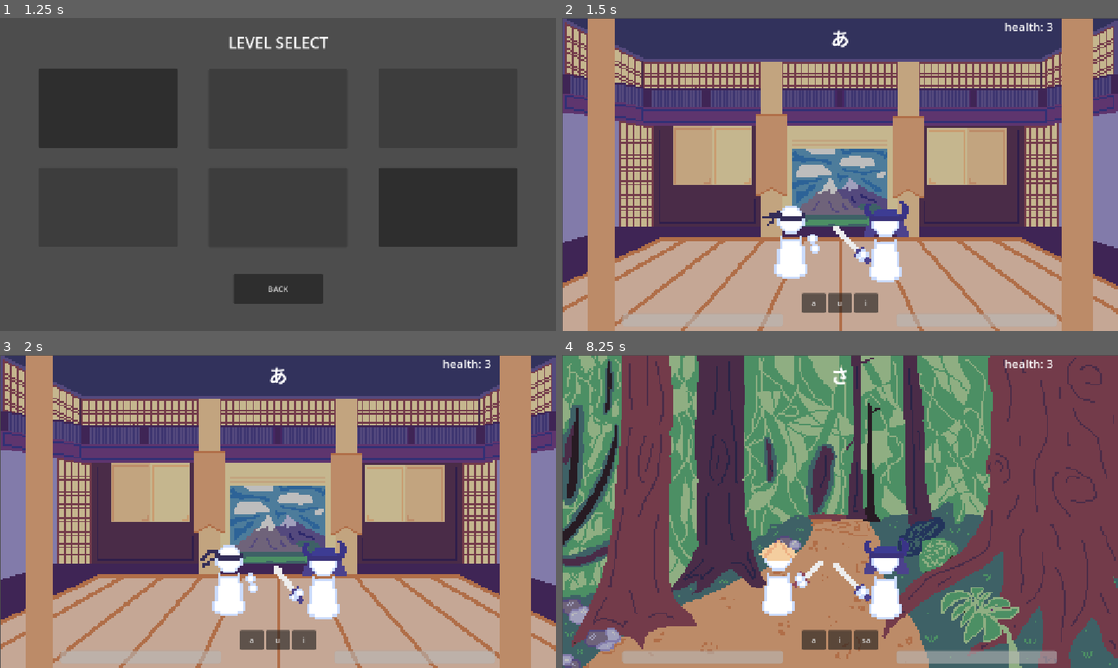
Above: before the commit, frames 1-4 (two rows, left to right).
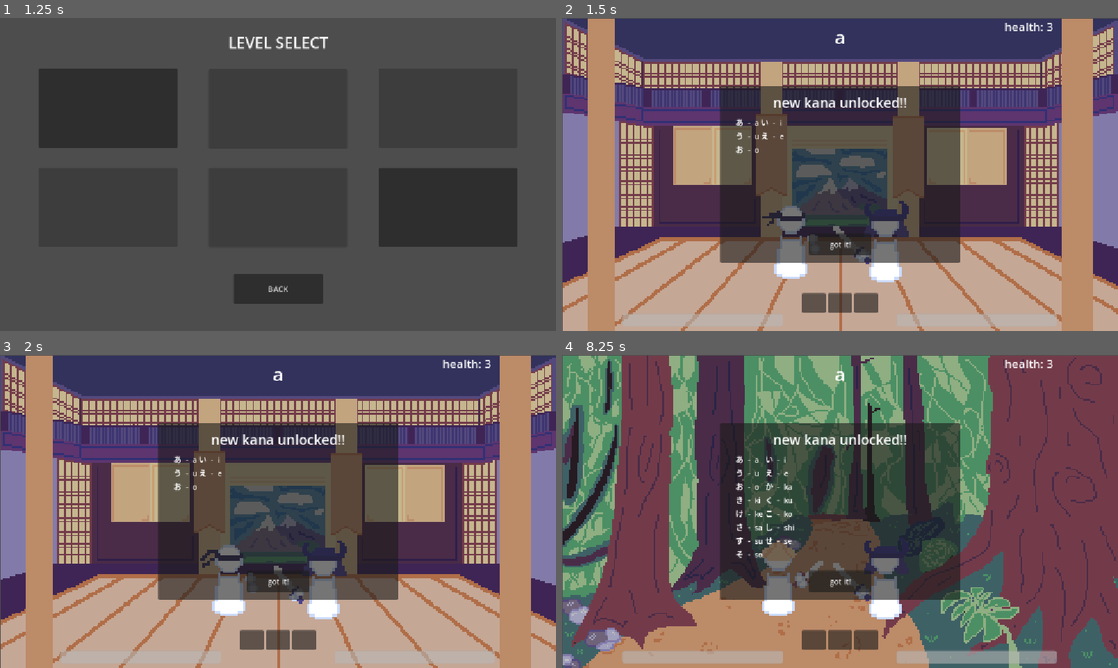
Above: after the commit, the same moments.

Repository: itsbeesfan/kana-warrior
Game: Godot game, scene res://scenes/startScreen.tscn
Two runs of this game, one before a commit and one after it. Both use one fixed random seed, a clock stepped at 60 frames per second and the inputs below.
Inputs (mouse positions are in pixels of both pictures, inside the frame that each line leads up to):
- Up to frame 1 (1.25 s): click "Start Game" at 0.5 s
- Up to frame 2 (1.5 s): click (667, 108) at 1.25 s
- Up to frame 3 (2 s): no input
- Up to frame 4 (8.25 s): click (840, 580) at 2 s, where only the run after the commit has a clickable "got it!"; tap Enter at 2.75 s; hold Right 2.78-3.5 s; tap Alt at 2.85 s; click "a" at 3.5 s; click "u" at 4.25 s; click "i" at 5 s; click "e" at 5.75 s; click "o" at 6.5 s; click "siguiente (temp)" at 7.25 s; click (840, 445) at 8 s

Frame 1 is identical in both runs. In frame 2, 24% of the frame differs, in the area x 28-72%, y 3-92%; in frame 3, 24%; in frame 4, 24%.

Commit message:
added new kana preview before each level
looks really ugly (for now!!)

Diff:
--- /dev/null
+++ b/kana-warrior/scenes/kana_preview.gd
@@ -0,0 +1,16 @@
+extends Panel
+
+signal got_it_pressed
+
+# Called when the node enters the scene tree for the first time.
+func _ready() -> void:
+	pass # Replace with function body.
+
+
+# Called every frame. 'delta' is the elapsed time since the previous frame.
+func _process(delta: float) -> void:
+	pass
+
+
+func _on_button_pressed() -> void:
+	emit_signal("got_it_pressed")
--- a/kana-warrior/scenes/kana_preview.tscn
+++ b/kana-warrior/scenes/kana_preview.tscn
@@ -1,15 +1,8 @@
-[gd_scene format=3 uid="uid://dlgomokut75vv"]
+[gd_scene load_steps=2 format=3 uid="uid://dlgomokut75vv"]
 
-[node name="KanaPreview" type="Control"]
-layout_mode = 3
-anchors_preset = 15
-anchor_right = 1.0
-anchor_bottom = 1.0
-grow_horizontal = 2
-grow_vertical = 2
+[ext_resource type="Script" uid="uid://di4tnwf4qocj3" path="res://scenes/kana_preview.gd" id="1_1guvy"]
 
-[node name="Panel" type="Panel" parent="."]
-layout_mode = 1
+[node name="KanaPreview" type="Panel"]
 anchors_preset = 8
 anchor_left = 0.5
 anchor_top = 0.5
@@ -21,8 +14,9 @@
 offset_bottom = 183.0
 grow_horizontal = 2
 grow_vertical = 2
+script = ExtResource("1_1guvy")
 
-[node name="Label" type="Label" parent="Panel"]
+[node name="Label" type="Label" parent="."]
 layout_mode = 1
 anchors_preset = -1
 anchor_left = 0.5
@@ -35,5 +29,37 @@
 offset_bottom = 52.994
 grow_horizontal = 2
 theme_override_font_sizes/font_size = 28
-text = "kana for this level:"
+text = "new kana unlocked!!"
 horizontal_alignment = 1
+
+[node name="GridContainer" type="GridContainer" parent="."]
+layout_mode = 1
+anchors_preset = 8
+anchor_left = 0.5
+anchor_top = 0.5
+anchor_right = 0.5
+anchor_bottom = 0.5
+offset_left = -215.99998
+offset_top = -120.5
+offset_right = 216.0
+offset_bottom = 105.0
+grow_horizontal = 2
+grow_vertical = 2
+columns = 2
+
+[node name="Button" type="Button" parent="."]
+layout_mode = 1
+anchors_preset = -1
+anchor_left = 0.5
+anchor_top = 0.89500004
+anchor_right = 0.5
+anchor_bottom = 0.89500004
+offset_left = -64.125
+offset_top = -22.570007
+offset_right = 64.125
+offset_bottom = 22.429993
+grow_horizontal = 2
+grow_vertical = 0
+text = "got it!"
+
+[connection signal="pressed" from="Button" to="." method="_on_button_pressed"]
--- a/kana-warrior/scenes/quiz.tscn
+++ b/kana-warrior/scenes/quiz.tscn
@@ -8,6 +8,7 @@
 [ext_resource type="Script" uid="uid://bs4v4covptiyl" path="res://scripts/sensei.gd" id="6_16nxq"]
 [ext_resource type="Texture2D" uid="uid://xejxs3rg44xq" path="res://sprites/samurai-swing-Sheet.png" id="7_xcx78"]
 [ext_resource type="Texture2D" uid="uid://bwoo0uebj4f7e" path="res://sprites/samurai-1-idle-Sheet.png" id="8_kp58l"]
+[ext_resource type="PackedScene" uid="uid://dlgomokut75vv" path="res://scenes/kana_preview.tscn" id="9_t0h63"]
 
 [sub_resource type="StyleBoxEmpty" id="StyleBoxEmpty_k7kv1"]
 
@@ -329,6 +330,9 @@
 offset_bottom = 639.0
 show_percentage = false
 
+[node name="KanaPreview" parent="." instance=ExtResource("9_t0h63")]
+layout_mode = 1
+
 [connection signal="player_damaged" from="." to="Player" method="_on_quiz_player_damaged"]
 [connection signal="pressed" from="buttons/choice1" to="." method="_on_choice_1_pressed"]
 [connection signal="pressed" from="buttons/choice2" to="." method="_on_choice_2_pressed"]
--- a/kana-warrior/scripts/Global.gd
+++ b/kana-warrior/scripts/Global.gd
@@ -6,6 +6,7 @@
 var unlocked_level := 1
 var selected_level := 1
 var selected_player_data: PlayerData
+var new_kana := {}
 
 const HIRAGANA_5 = {
 	"あ":"a","い":"i","う":"u","え":"e","お":"o"
--- a/kana-warrior/scripts/quiz.gd
+++ b/kana-warrior/scripts/quiz.gd
@@ -2,6 +2,10 @@
 
 @onready var player = $Player
 @onready var sensei = $Sensei
+
+@onready var player_panel = $KanaPreview
+@onready var got_it_button = $KanaPreview/Button
+@onready var grid = $KanaPreview/GridContainer
 
 var hiragana := {}
 
@@ -13,7 +17,6 @@
 
 var original_kana: Array = []
 var remaining_kana: Array = []
-
 signal player_damaged(amount)
 
 func load_background(path):
@@ -40,7 +43,24 @@
 
 
 	sensei.health_setup(total_rounds)
+	show_kana_preview(hiragana)
+
+	# connect the info panel thing
+	player_panel.got_it_pressed.connect(_on_kana_preview_done)
+
+func _on_kana_preview_done():
+	player_panel.hide()
 	new_round()
+
+func show_kana_preview(kana_dict: Dictionary):
+	player_panel.show()
+	for child in grid.get_children():
+		child.queue_free()
+
+	for symbol in kana_dict.keys():
+		var label := Label.new()
+		label.text = symbol + "  -  " + kana_dict[symbol]
+		grid.add_child(label)
 
 func new_question():
 	if remaining_kana.is_empty():
--- a/kana-warrior/scripts/select_level.gd
+++ b/kana-warrior/scripts/select_level.gd
@@ -21,6 +21,7 @@
 	Global.selected_rounds = 5
 	Global.selected_player_data = preload("res://resources/player_level1.tres")
 	Global.selected_level = 1
+	Global.new_kana = Global.HIRAGANA_5
 
 
 func _on_first_fifteen_button_pressed() -> void:
@@ -30,6 +31,8 @@
 	Global.selected_rounds = 10
 	Global.selected_player_data = preload("res://resources/player_level2.tres")
 	Global.selected_level = 2
+	Global.new_kana = {"か":"ka", "き":"ki", "く":"ku", "け":"ke", "こ":"ko",
+	"さ":"sa", "し":"shi", "す":"su", "せ":"se", "そ":"so"}
 
 
 func _on_first_twenty_five_button_pressed() -> void:
@@ -39,6 +42,8 @@
 	Global.selected_rounds = 15
 	Global.selected_player_data = preload("res://resources/player_level3.tres")
 	Global.selected_level = 3
+	Global.new_kana = {"た":"ta", "ち":"chi", "つ":"tsu", "て":"te", "と":"to",
+	"な":"na", "に":"ni", "ぬ":"nu", "ね":"ne", "の":"no"}
 
 
 func _on_first_thirty_five_button_pressed() -> void:
@@ -47,6 +52,8 @@
 	get_tree().change_scene_to_file("res://scenes/quiz.tscn")
 	Global.selected_rounds = 20
 	Global.selected_level = 4
+	Global.new_kana = {"は":"ha", "ひ":"hi", "ふ":"fu", "へ":"he", "ほ":"ho",
+	"ま":"ma", "み":"mi", "む":"mu", "め":"me", "も":"mo"}
 
 
 func _on_all_hiragana_button_pressed() -> void:
@@ -55,6 +62,9 @@
 	get_tree().change_scene_to_file("res://scenes/quiz.tscn")
 	Global.selected_rounds = 25
 	Global.selected_level = 5
+	Global.new_kana = {"や":"ya", "ゆ":"yu", "よ":"yo",
+	"ら":"ra", "り":"ri", "る":"ru", "れ":"re", "ろ":"ro",
+	"わ":"wa", "ん":"n"}
 
 
 func _on_back_button_pressed() -> void:
Not shown, added: kana-warrior/scenes/kana_preview.gd.uid
Not shown: 1 places in kana-warrior/scenes/quiz.tscn that only renumber resources
